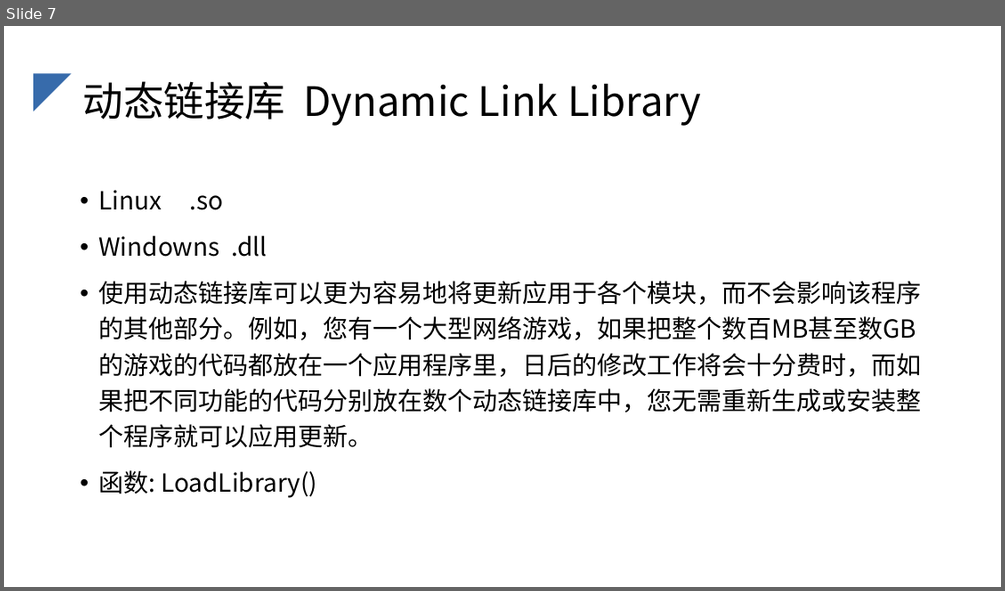
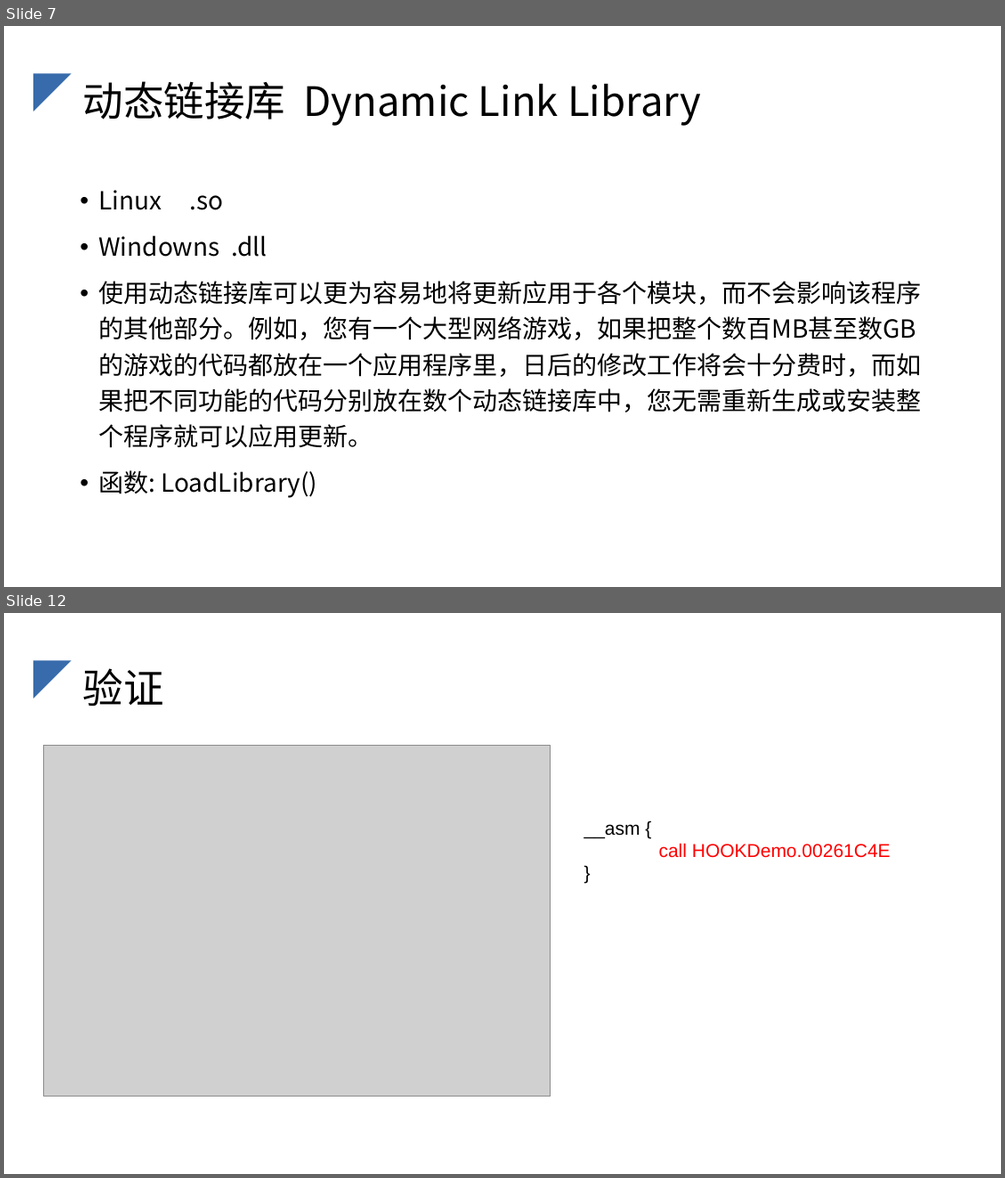
Before and after one commit to dollarkillerx/Reverse-engineering-ideas-sharing, a slide deck: wechat2/二进制安全.pptx. Shown one above the other, each under a label of ours: slide 7 before the commit, slides 7 and 12 after it; the slides between them are not shown. The pictures are 1005x591 and 1005x1178 pixels, drawn with LibreOffice and Linux fonts; fonts in the diff are those of the drawing; grey boxes stand for pictures. Boxes give left, top, right and bottom in pixels: in the first picture for what was removed or moved away, otherwise in the second. Text is boxed around its words. In the diff, an @@ line names an element or a change of style, - is before the commit and + after.

```diff
--- a/wechat2/二进制安全.pptx
+++ b/wechat2/二进制安全.pptx
@@ slide 12 added at (4,613,1001,1174), background #FFFFFF; not listed: 1 template element that a slide beside it also shows @@
@@ title added at (83,668,164,706), 39 pt, text #000000 @@
+验证
@@ picture added at (44,745,550,1095) @@
@@ text added at (584,824,890,858), 18 pt, text #FF0000 @@
+__asm {
+call HOOKDemo.00261C4E
+}
```
Also in this commit, not shown: 4 other slides added, 34 other files.
